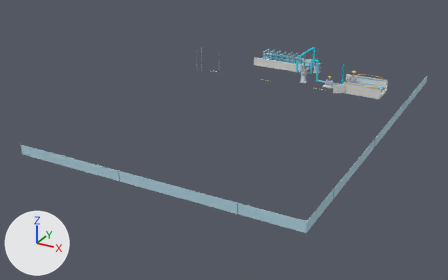
Renders of the glTF model examples/m1/assets/wastewater-plant/tiled/coarse/group-root-1-1-1-1.glb from each side of a commit.
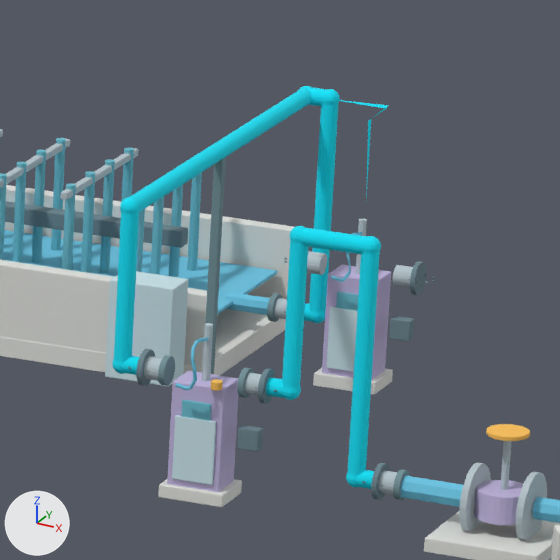
The first picture shows the older version from a 50 mm lens placed at (312.3, -178.6, 44.1), pointed at (259.0, -81.8, -4.3). The close-ups show the older and then the newer version on the part from 64% to 75% of the width and 14% to 31% of the height of that picture. Only the edits that show in the close-ups are written down. The axes (+X, +Y, +Z) are drawn at lower left. The lights are the same throughout. Vertices at exactly the same position are counted once.

Script lines for the objects in view, before the commit:
```python
me_mesh_0 = bpy.data.meshes.new('Mesh_0')
me_mesh_0.from_pydata(...)  # 1942 vertices, 3821 faces; spans x 261.9..273.8, y -54.19..-44.81, z 0.82..5.76
me_mesh_0.materials.append(mat_site_treatedpipe)  # cyan #00e4fa
me_mesh_2 = bpy.data.meshes.new('Mesh_2')
me_mesh_2.from_pydata(...)  # 1023 vertices, 1926 faces; spans x 250.4..264.29, y -54.44..-43.4, z 0.19..3.53
me_mesh_2.materials.append(mat_equipment_glass)  # cyan #6dbdce
me_mesh_4 = bpy.data.meshes.new('Mesh_4')
me_mesh_4.from_pydata(...)  # 2512 vertices, 4946 faces; spans x 236.9..288.1, y -112.1..-44.7, z 0.0..5.9
me_mesh_4.materials.append(mat_site_steeldark)  # greyish cyan #739198
ob_render_batch_0 = bpy.data.objects.new('render-batch-0', me_mesh_0)
ob_render_batch_0.location = (0.0, 0.0, 0.0)
ob_render_batch_2 = bpy.data.objects.new('render-batch-2', me_mesh_2)
ob_render_batch_2.location = (0.0, 0.0, 0.0)
ob_render_batch_4 = bpy.data.objects.new('render-batch-4', me_mesh_4)
ob_render_batch_4.location = (0.0, 0.0, 0.0)
# also in view: 'render-batch-8' at (269.4, -50.7, 1.4); 'render-batch-9' at (257.4, -48.9, 1.9); 'render-batch-1' at (265.1, -50.4, 2.1); 'render-batch-10' at (265.3, -50.4, 1.3); 'render-batch-7' at (265.2, -49.5, 2.3)
```
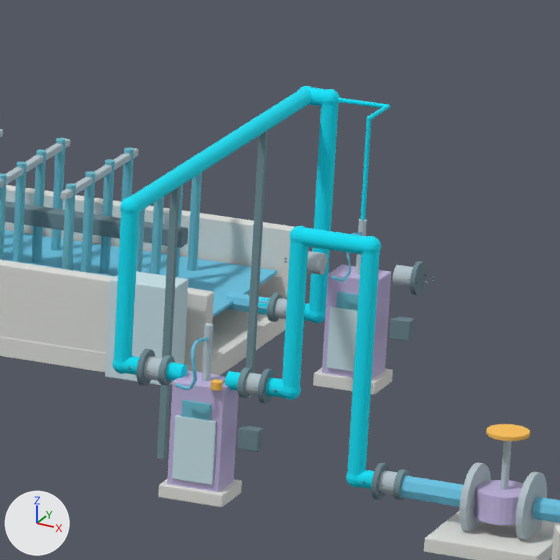
Boxes (x1, y1, x2, y2) around the edits, measured in the close-ups (560 x 560 px; the box of a moved part takes in the faces that stretch with it):
'render-batch-0', reshaped: before (112, 86, 388, 489); after (112, 86, 390, 489)
'render-batch-4', reshaped: before (158, 157, 410, 500); after (157, 130, 410, 500)
part 1 of me_mesh_0, built on (mostly hidden before): before (304, 303, 312, 322); after (258, 98, 389, 322)
part 2 of me_mesh_0, moved or reshaped: before (123, 356, 374, 489); after (123, 242, 374, 489)
part 3 of me_mesh_4, added: after (246, 130, 268, 397)
part 4 of me_mesh_4, added: after (157, 187, 180, 459)
part 5 of me_mesh_4, deleted: before (205, 157, 226, 375)

What changed in the scene script:
```text
Change me_mesh_0:
    used by ob_render_batch_0; location = (0.0, 0.0, 0.0)
    remove me_mesh_0.from_pydata(...)  # 1942 vertices, 3821 faces; spans x 261.9..273.8, y -54.19..-44.81, z 0.82..5.76
    add me_mesh_0.from_pydata(...)  # 2712 vertices, 5389 faces; spans x 261.55..274.15, y -54.19..-44.81, z 0.82..5.76
    me_mesh_0 part 1: 20 vertices moved from x 261.9, y -45.17..-44.83, z 0.99..1.33 to x 261.55, y -45.17..-44.83, z 0.99..1.33; 204 vertices added at x 261.55..264.05, y -46.04..-44.96, z 1.12..5.61
    me_mesh_0 part 2: 56 vertices moved from x 263.2..268.0, y -54.17..-53.83, z 0.84..2.68 to x 263.55..268.35, y -54.17..-53.83, z 0.84..2.68; 6 vertices removed from x 267.1..268.0, y -54.17..-53.83, z 0.96..1.06; 6 vertices added at x 265.7..268.35, y -54.17..-53.83, z 0.96..2.51
    other edits to the shape of me_mesh_0 do not show in these pictures
Change me_mesh_4:
    used by ob_render_batch_4; location = (0.0, 0.0, 0.0)
    remove me_mesh_4.from_pydata(...)  # 2512 vertices, 4946 faces; spans x 236.9..288.1, y -112.1..-44.7, z 0.0..5.9
    add me_mesh_4.from_pydata(...)  # 3152 vertices, 6236 faces; spans x 236.9..288.1, y -112.1..-44.7, z 0.0..5.6
    me_mesh_4 part 3: a new loose piece, a box spanning x 262.23..262.37, y -47.32..-47.18, z 0.0..5.57, in mat_site_steeldark (greyish cyan #739198)
    me_mesh_4 part 4: a new loose piece, a box spanning x 262.23..262.37, y -51.82..-51.68, z 0.0..5.57, in mat_site_steeldark (greyish cyan #739198)
    me_mesh_4 part 5: the loose piece of 96 vertices spanning x 262.2..262.4, y -49.6..-49.4, z 0.0..5.6 is deleted
    other edits to the shape of me_mesh_4 do not show in these pictures
```
